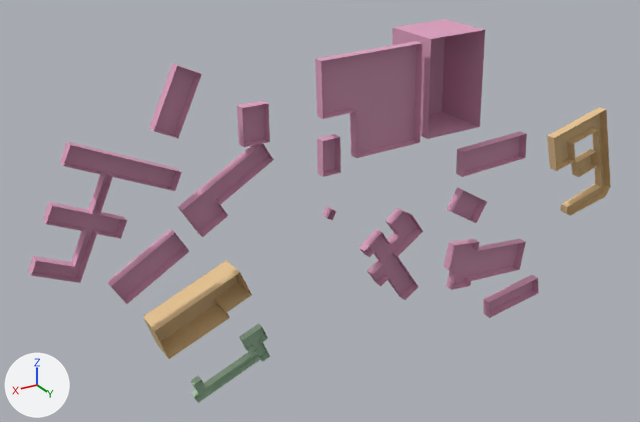
Two versions of the OBJ model src/kickboard_sim/models/knu_campus/meshes/buildings_k26.obj, one commit apart.
Both versions are drawn from a 50 mm lens placed at (579.0, 582.0, 367.0), pointed at (205.0, -42.0, 55.0). Arrows for +X, +Y and +Z are at lower left; the lights stay in place. The older version comes first. Where no turn or scale is listed for an object, it has been applied to the vertices.

Objects in the first picture: 'buildings_k26'.
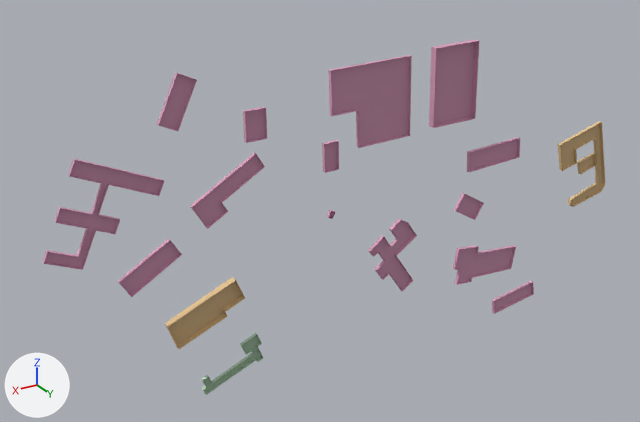
Pixel boxes (x1, y1, x2, y2) of what changed, in the pictures (640 x 422 px; the box of a moved part takes in the faces that stretch with it):
'buildings_k26', reshaped (7% shorter)
    before: (28, 19, 611, 403)
    after: (43, 39, 605, 395)
part 1 of me_buildings_k26, moved or reshaped
    before: (392, 19, 485, 139)
    after: (429, 39, 479, 128)
part 2 of me_buildings_k26, moved or reshaped
    before: (315, 41, 422, 158)
    after: (329, 55, 412, 148)
part 3 of me_buildings_k26, moved or reshaped
    before: (317, 134, 341, 177)
    after: (322, 140, 339, 173)
part 4 of me_buildings_k26, moved or reshaped
    before: (456, 131, 527, 177)
    after: (467, 137, 520, 172)
part 5 of me_buildings_k26, moved or reshaped
    before: (359, 208, 423, 300)
    after: (368, 219, 417, 291)
part 6 of me_buildings_k26, moved or reshaped
    before: (483, 275, 539, 318)
    after: (492, 281, 534, 314)
part 7 of me_buildings_k26, moved or reshaped
    before: (178, 144, 274, 237)
    after: (190, 153, 265, 229)
part 8 of me_buildings_k26, moved or reshaped
    before: (107, 229, 189, 304)
    after: (118, 238, 182, 297)
part 9 of me_buildings_k26, moved or reshaped
    before: (28, 142, 182, 283)
    after: (43, 159, 164, 270)
part 10 of me_buildings_k26, moved or reshaped
    before: (149, 63, 202, 138)
    after: (157, 72, 197, 131)
part 11 of me_buildings_k26, moved or reshaped
    before: (237, 101, 270, 147)
    after: (243, 107, 267, 143)
part 12 of me_buildings_k26, moved or reshaped
    before: (547, 107, 611, 216)
    after: (558, 121, 605, 207)
part 13 of me_buildings_k26, moved or reshaped
    before: (191, 323, 270, 403)
    after: (201, 333, 263, 395)
part 14 of me_buildings_k26, moved or reshaped
    before: (571, 149, 598, 177)
    after: (577, 153, 596, 174)
part 15 of me_buildings_k26, moved or reshaped
    before: (446, 187, 487, 223)
    after: (454, 192, 484, 220)
part 16 of me_buildings_k26, moved or reshaped
    before: (322, 206, 336, 220)
    after: (326, 209, 335, 219)
part 17 of me_buildings_k26, moved or reshaped
    before: (443, 239, 526, 290)
    after: (453, 245, 516, 285)
part 18 of me_buildings_k26, moved or reshaped
    before: (143, 260, 252, 359)
    after: (165, 277, 245, 349)

Diff of the bpy script that builds the scene:
```diff
--- a/src/kickboard_sim/models/knu_campus/meshes/buildings_k26.obj.py
+++ b/src/kickboard_sim/models/knu_campus/meshes/buildings_k26.obj.py
@@ me_buildings_k26 @@
-me_buildings_k26.from_pydata(...)  # 266 vertices, 363 faces; spans x -121.0..467.0, y -54.0..1.0, z -85.0..214.0
+me_buildings_k26.from_pydata(...)  # 266 vertices, 363 faces; spans x -113.0..458.0, y -6.0..1.0, z -82.0..208.0
+# me_buildings_k26 part 1: the loose piece of 8 vertices spanning x 63.0..124.0, y -54.0..1.0, z 120.0..209.0 is scaled about its middle by (0.8, 0.118, 0.8), then moved by (0.0, 24.0, 0.0)
+# me_buildings_k26 part 2: the loose piece of 12 vertices spanning x 130.0..230.0, y -8.0..1.0, z 116.0..205.0 is scaled about its middle by (0.8, 0.386, 0.8), then moved by (1.0, 3.0, 0.0)
+# me_buildings_k26 part 3: the loose piece of 8 vertices spanning x 211.0..228.0, y -8.0..1.0, z 106.0..137.0 is scaled about its middle by (0.8, 0.386, 0.8), then moved by (0.0, 3.0, 0.0)
+# me_buildings_k26 part 4: the loose piece of 8 vertices spanning x 4.0..81.0, y -8.0..1.0, z 76.0..105.0 is scaled about its middle by (0.8, 0.386, 0.8), then moved by (0.0, 3.0, 0.0)
+# me_buildings_k26 part 5: the loose piece of 34 vertices spanning x 122.0..186.0, y -9.0..1.0, z -35.0..57.0 is scaled about its middle by (0.8, 0.386, 0.8), then moved by (0.0, 3.0, 1.0)
+# me_buildings_k26 part 6: the loose piece of 8 vertices spanning x -34.0..34.0, y -9.0..0.0, z -85.0..-56.0 is scaled about its middle by (0.8, 0.386, 0.8), then moved by (0.0, 3.0, 0.0)
+# me_buildings_k26 part 7: the loose piece of 12 vertices spanning x 273.0..352.0, y -8.0..1.0, z 77.0..144.0 is scaled about its middle by (0.8, 0.386, 0.8), then moved by (0.0, 3.0, -1.0)
+# me_buildings_k26 part 8: the loose piece of 8 vertices spanning x 348.0..412.0, y -8.0..1.0, z 37.0..86.0 is scaled about its middle by (0.8, 0.386, 0.8), then moved by (0.0, 3.0, 0.0)
+# me_buildings_k26 part 9: the loose piece of 36 vertices spanning x 350.0..467.0, y -8.0..1.0, z 64.0..169.0 is scaled about its middle by (0.8, 0.386, 0.8), then moved by (2.0, 3.0, -1.0)
+# me_buildings_k26 part 10: the loose piece of 8 vertices spanning x 330.0..369.0, y -8.0..1.0, z 160.0..214.0 is scaled about its middle by (0.8, 0.386, 0.8), then moved by (0.0, 3.0, 0.0)
+# me_buildings_k26 part 11: the loose piece of 8 vertices spanning x 276.0..299.0, y -8.0..1.0, z 144.0..175.0 is scaled about its middle by (0.8, 0.386, 0.8), then moved by (0.0, 3.0, 0.0)
+# me_buildings_k26 part 12: the loose piece of 26 vertices spanning x -121.0..-31.0, y -8.0..1.0, z 5.0..113.0 is scaled about its middle by (0.8, 0.386, 0.8), then moved by (0.0, 3.0, -2.0)
+# me_buildings_k26 part 13: the loose piece of 32 vertices spanning x 281.0..352.0, y -6.0..0.0, z -72.0..-18.0 is scaled about its middle by (0.8, 0.435, 0.8), then moved by (-1.0, 2.0, 0.0)
+# me_buildings_k26 part 14: the loose piece of 8 vertices spanning x -98.0..-68.0, y -8.0..1.0, z 46.0..70.0 is scaled about its middle by (0.8, 0.386, 0.8), then moved by (0.0, 3.0, 0.0)
+# me_buildings_k26 part 15: the loose piece of 8 vertices spanning x 47.0..89.0, y -8.0..1.0, z 25.0..63.0 is scaled about its middle by (0.8, 0.386, 0.8), then moved by (0.0, 3.0, 0.0)
+# me_buildings_k26 part 16: the loose piece of 8 vertices spanning x 215.0..223.0, y -8.0..1.0, z 65.0..75.0 is scaled about its middle by (0.8, 0.386, 0.8), then moved by (0.0, 3.0, 0.0)
+# me_buildings_k26 part 17: the loose piece of 20 vertices spanning x -8.0..88.0, y -9.0..1.0, z -41.0..8.0 is scaled about its middle by (0.8, 0.386, 0.8), then moved by (3.0, 3.0, -1.0)
+# me_buildings_k26 part 18: the loose piece of 14 vertices spanning x 296.0..381.0, y -26.0..1.0, z -22.0..39.0 is scaled about its middle by (0.8, 0.249, 0.8), then moved by (-2.0, 10.0, 0.0)
 me_buildings_k26.materials.append(mat_zone1)
```
